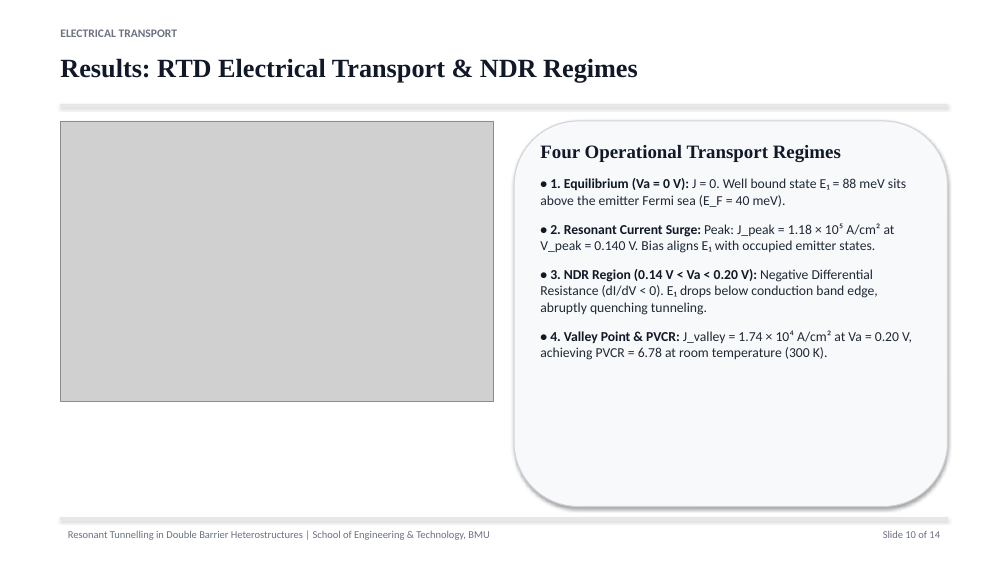
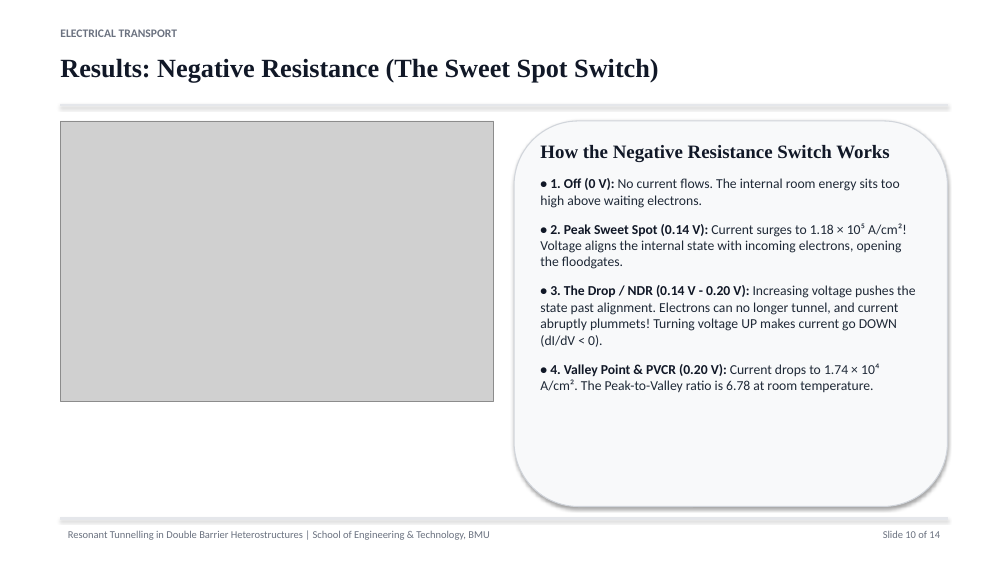
Before and after one commit to Anantgoel2005/double-barrier-simulation, a slide deck: slide 10 of Resonant_Tunnelling_Presentation.pptx. Drawn at 1008x567 pixels with LibreOffice and Linux fonts; fonts in the diff are those of the drawing; grey boxes stand for pictures. Boxes give left, top, right and bottom in pixels: in the first picture for what was removed or moved away, otherwise in the second. Text is boxed around its words. In the diff, an @@ line names an element or a change of style, - is before the commit and + after.

```diff
--- a/Resonant_Tunnelling_Presentation.pptx
+++ b/Resonant_Tunnelling_Presentation.pptx
@@ text at [60,58,658,83]: text changed @@
-Results: RTD Electrical Transport & NDR Regimes
+Results: Negative Resistance (The Sweet Spot Switch)
@@ text at [540,145,915,393]: text changed @@
-Four Operational Transport Regimes
-• 1. Equilibrium (Va = 0 V): J = 0. Well bound state E₁ = 88 meV sits above the emitter Fermi sea (E_F = 40 meV).
-• 2. Resonant Current Surge: Peak: J_peak = 1.18 × 10⁵ A/cm² at V_peak = 0.140 V. Bias aligns E₁ with occupied emitter states.
-• 3. NDR Region (0.14 V < Va < 0.20 V): Negative Differential Resistance (dI/dV < 0). E₁ drops below conduction band edge, abruptly quenching tunneling.
-• 4. Valley Point & PVCR: J_valley = 1.74 × 10⁴ A/cm² at Va = 0.20 V, achieving PVCR = 6.78 at room temperature (300 K).
+How the Negative Resistance Switch Works
+• 1. Off (0 V): No current flows. The internal room energy sits too high above waiting electrons.
+• 2. Peak Sweet Spot (0.14 V): Current surges to 1.18 × 10⁵ A/cm²! Voltage aligns the internal state with incoming electrons, opening the floodgates.
+• 3. The Drop / NDR (0.14 V - 0.20 V): Increasing voltage pushes the state past alignment. Electrons can no longer tunnel, and current abruptly plummets! Turning voltage UP makes current go DOWN (dI/dV < 0).
+• 4. Valley Point & PVCR (0.20 V): Current drops to 1.74 × 10⁴ A/cm². The Peak-to-Valley ratio is 6.78 at room temperature.
```
Also in this commit, not shown: 12 other slides changed, 5 other files.
